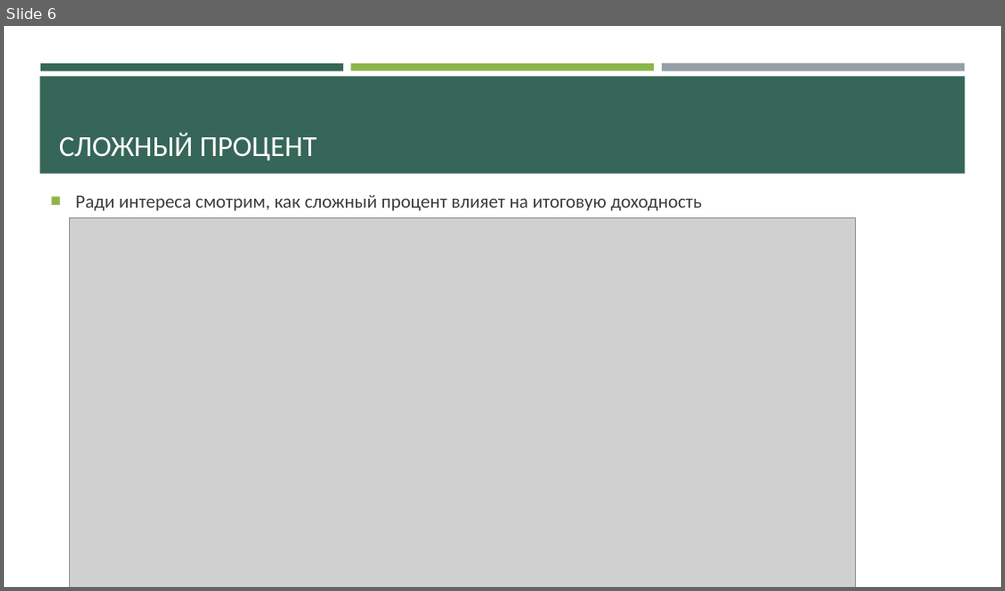
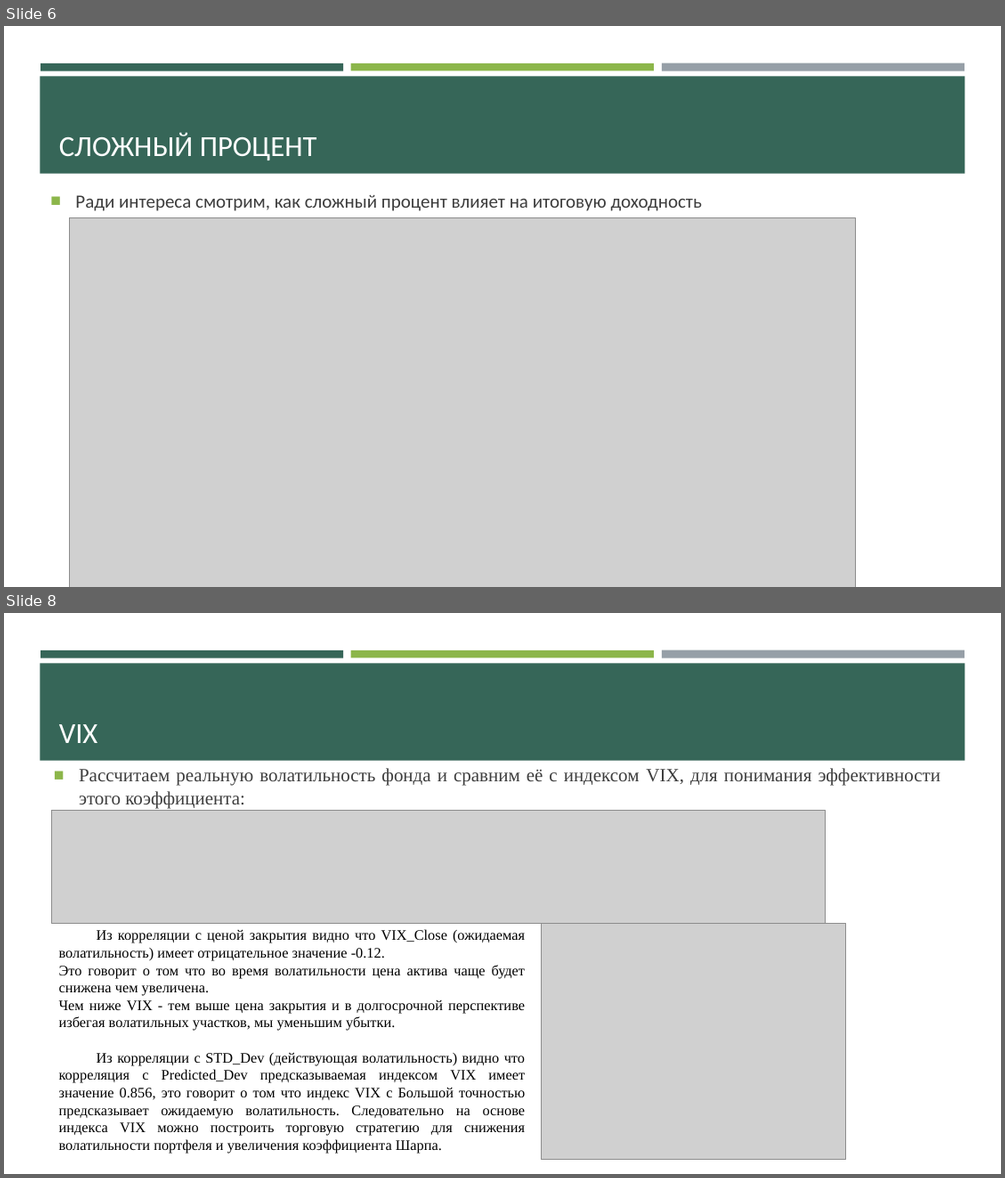
Before and after one commit to Den-is-me/test_ff, a slide deck: Торговля фондом VFINX.pptx. Shown one above the other, each under a label of ours: slide 6 before the commit, slides 6 and 8 after it; the slides between them are not shown. The pictures are 1005x591 and 1005x1178 pixels, drawn with LibreOffice and Linux fonts; fonts in the diff are those of the drawing; grey boxes stand for pictures. Boxes give left, top, right and bottom in pixels: in the first picture for what was removed or moved away, otherwise in the second. Text is boxed around its words. In the diff, an @@ line names an element or a change of style, - is before the commit and + after.

```diff
--- a/Торговля фондом VFINX.pptx
+++ b/Торговля фондом VFINX.pptx
@@ slide 8 added at (4,613,1001,1174), background #FFFFFF; not listed: 4 template elements that a slide beside it also shows @@
@@ title added at (59,724,98,743), 28 pt, text #FFFFFF @@
+VIX
@@ text added at (79,768,940,808), 18 pt, text #3D3D3D @@
+■ Рассчитаем реальную волатильность фонда и сравним её с индексом VIX, для понимания эффективности этого коэффициента:
@@ picture added at (52,810,825,924) @@
@@ text added at (59,929,526,1153), 14 pt, text #000000 @@
+Из корреляции с ценой закрытия видно что VIX_Close (ожидаемая волатильность) имеет отрицательное значение -0.12.
+Это говорит о том что во время волатильности цена актива чаще будет снижена чем увеличена.
+Чем ниже VIX - тем выше цена закрытия и в долгосрочной перспективе избегая волатильных участков, мы уменьшим убытки.
+Из корреляции с STD_Dev (действующая волатильность) видно что корреляция с Predicted_Dev предсказываемая индексом VIX имеет значение 0.856, это говорит о том что индекс VIX с Большой точностью предсказывает ожидаемую волатильность. Следовательно на основе индекса VIX можно построить торговую стратегию для снижения волатильности портфеля и увеличения коэффициента Шарпа.
@@ picture added at (542,924,847,1159) @@
```
Also in this commit, not shown: 4 slides changed, 14 other slides added, 2 other files.
